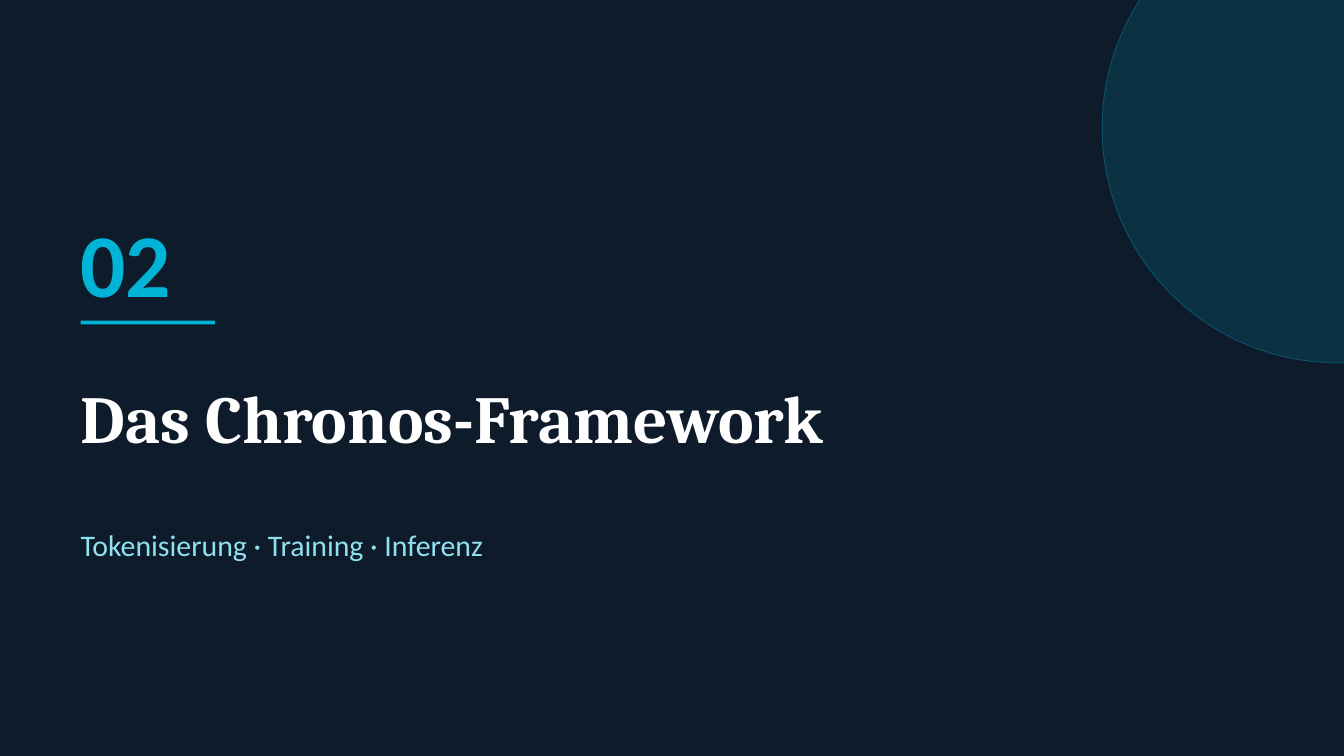
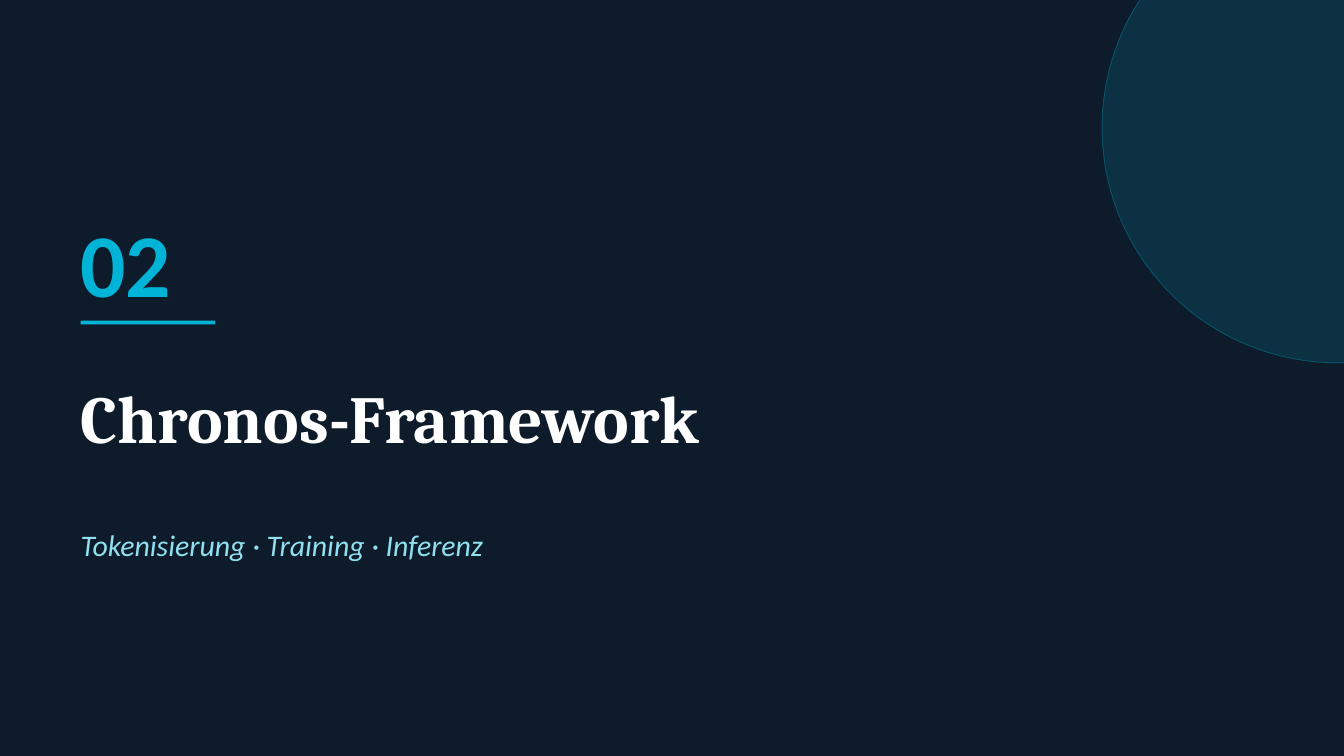
Before and after one commit to KaiSteffen/Business-Prognosis, a slide deck: slide 6 of chronos/presentation/Chronos_Praesentation.pptx (slide 7 before the commit). Drawn at 1344x756 pixels with LibreOffice and Linux fonts; fonts in the diff are those of the drawing. Boxes give left, top, right and bottom in pixels: in the first picture for what was removed or moved away, otherwise in the second. Text is boxed around its words. In the diff, an @@ line names an element or a change of style, - is before the commit and + after.

```diff
--- a/chronos/presentation/Chronos_Praesentation.pptx
+++ b/chronos/presentation/Chronos_Praesentation.pptx
@@ text at (81,396,699,444): text changed @@
-Das Chronos-Framework
+Chronos-Framework
@@ text "Tokenisierung · Training · Inferenz" at (81,535,483,561): italic on @@
```
Also in this commit, not shown: 14 other slides changed, 12 slides added, 24 slides removed.
